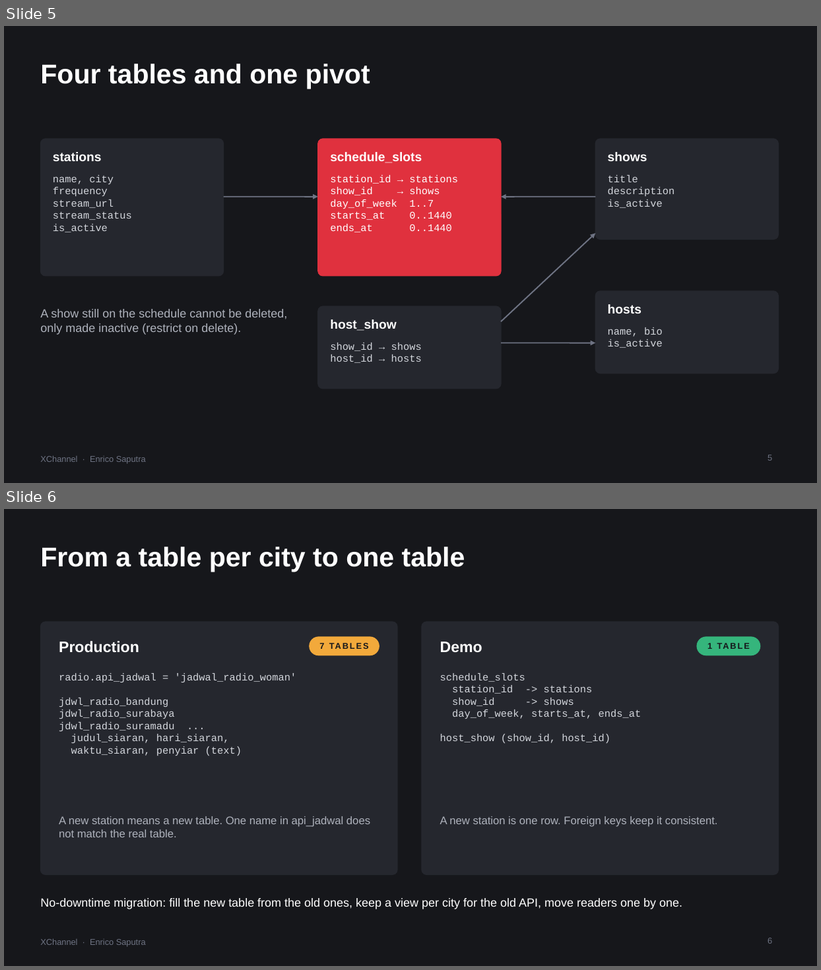
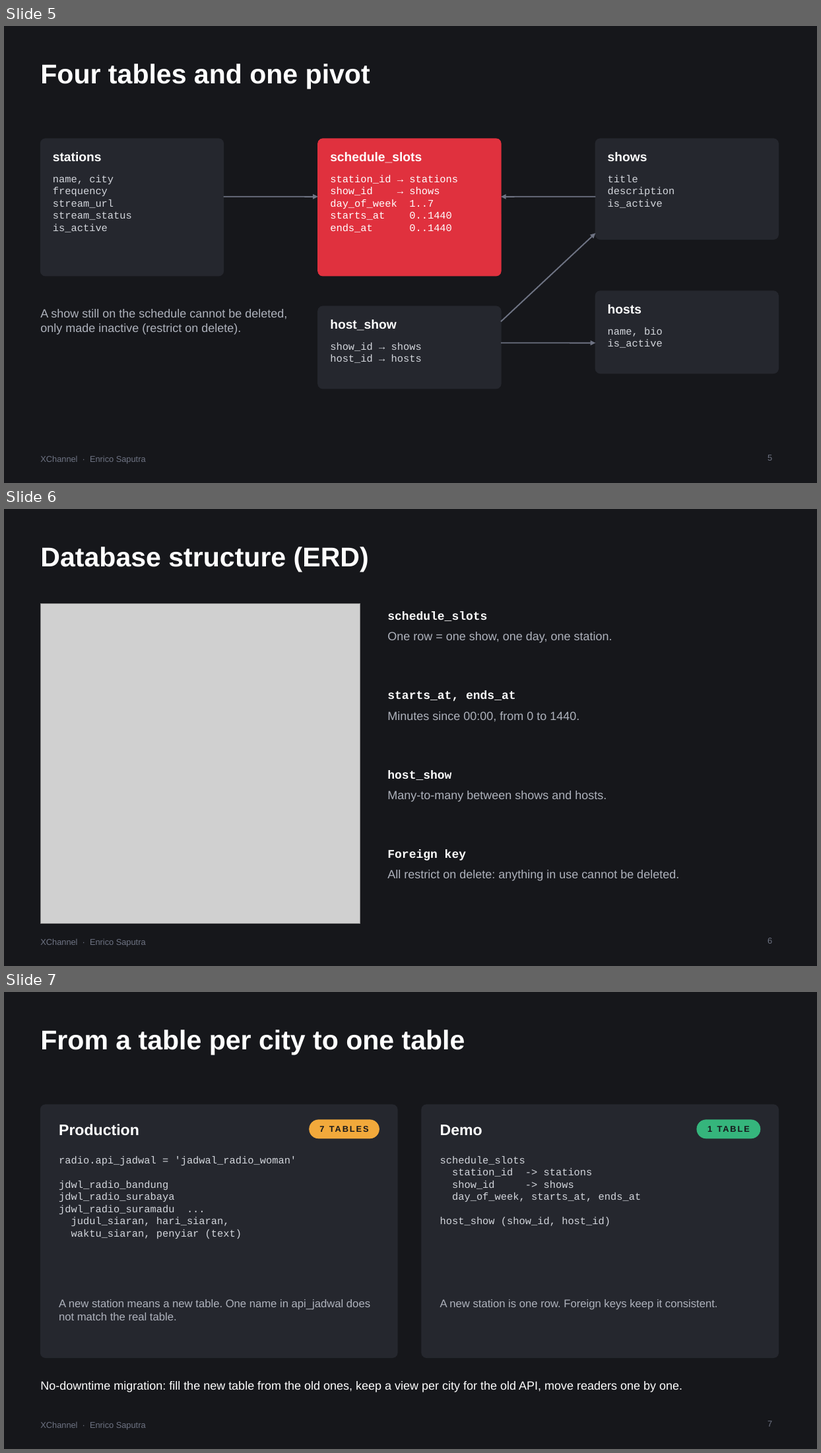
Before and after one commit to Enricosaputra/xchannel-dashboard-demo, a slide deck: docs/XChannel-walkthrough.pptx. Shown one above the other, each under a label of ours: slides 5 and 6 before the commit, slides 5, 6 and 7 after it. The pictures are 821x970 and 821x1453 pixels, drawn with LibreOffice and Linux fonts; fonts in the diff are those of the drawing; grey boxes stand for pictures. Boxes give left, top, right and bottom in pixels: in the first picture for what was removed or moved away, otherwise in the second. Text is boxed around its words. In the diff, an @@ line names an element or a change of style, - is before the commit and + after.

```diff
--- a/docs/XChannel-walkthrough.pptx
+++ b/docs/XChannel-walkthrough.pptx
@@ slide 6 added at [4, 509, 817, 966], background #16171B; not listed: 1 template element that a slide beside it also shows @@
@@ title added at [40, 547, 369, 572], 32 pt, text #FFFFFF, bold @@
+Database structure (ERD)
@@ picture added at [40, 603, 360, 923] @@
@@ text added at [387, 612, 487, 621], 14 pt, text #FFFFFF, bold @@
+schedule_slots
@@ text added at [387, 632, 613, 643], 14 pt, text #AEB2BC @@
+One row = one show, one day, one station.
@@ text added at [387, 691, 516, 702], 14 pt, text #FFFFFF, bold @@
+starts_at, ends_at
@@ text added at [387, 712, 580, 722], 14 pt, text #AEB2BC @@
+Minutes since 00:00, from 0 to 1440.
@@ text added at [387, 770, 451, 780], 14 pt, text #FFFFFF, bold @@
+host_show
@@ text added at [387, 791, 607, 802], 14 pt, text #AEB2BC @@
+Many-to-many between shows and hosts.
@@ text added at [387, 850, 466, 861], 14 pt, text #FFFFFF, bold @@
+Foreign key
@@ text added at [387, 870, 679, 881], 14 pt, text #AEB2BC @@
+All restrict on delete: anything in use cannot be deleted.
@@ page number added at [768, 938, 772, 944], 10 pt, text #6E7383 @@
+6
@@ what was slide 6 is now slide 7 @@
@@ page number at [768, 1421, 772, 1427]: text changed @@
-6
+7
```
Also in this commit, not shown: 1 slide changed, 1 slide removed, 7 other files.
